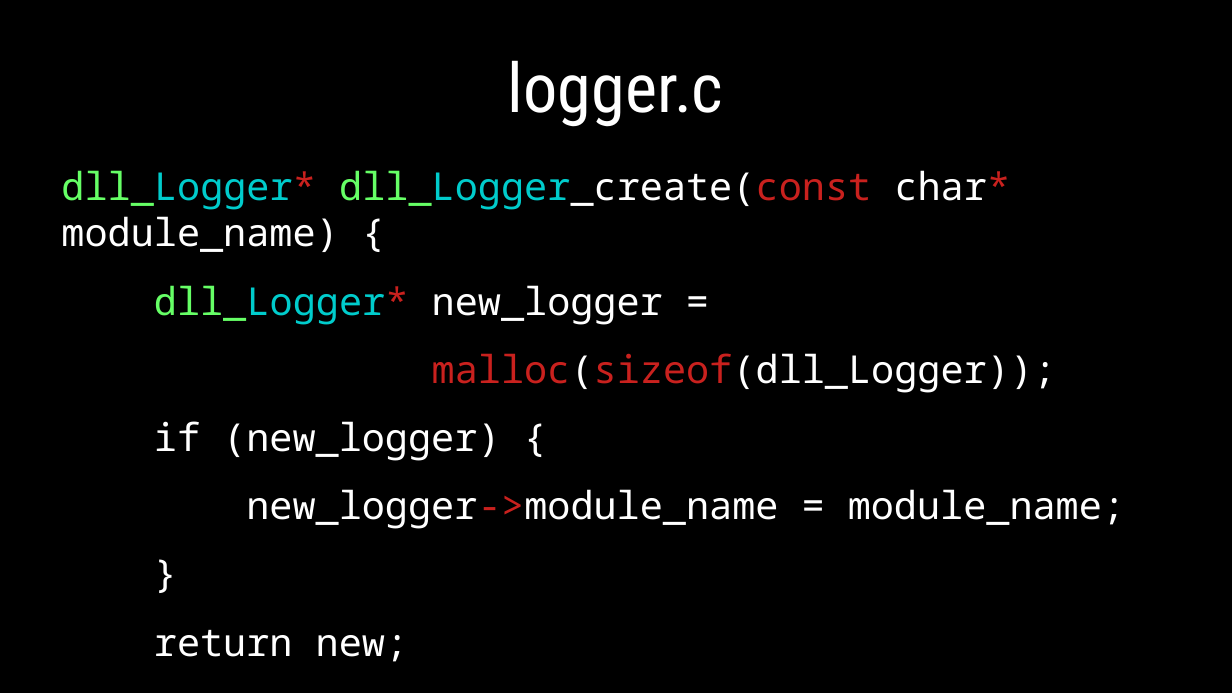
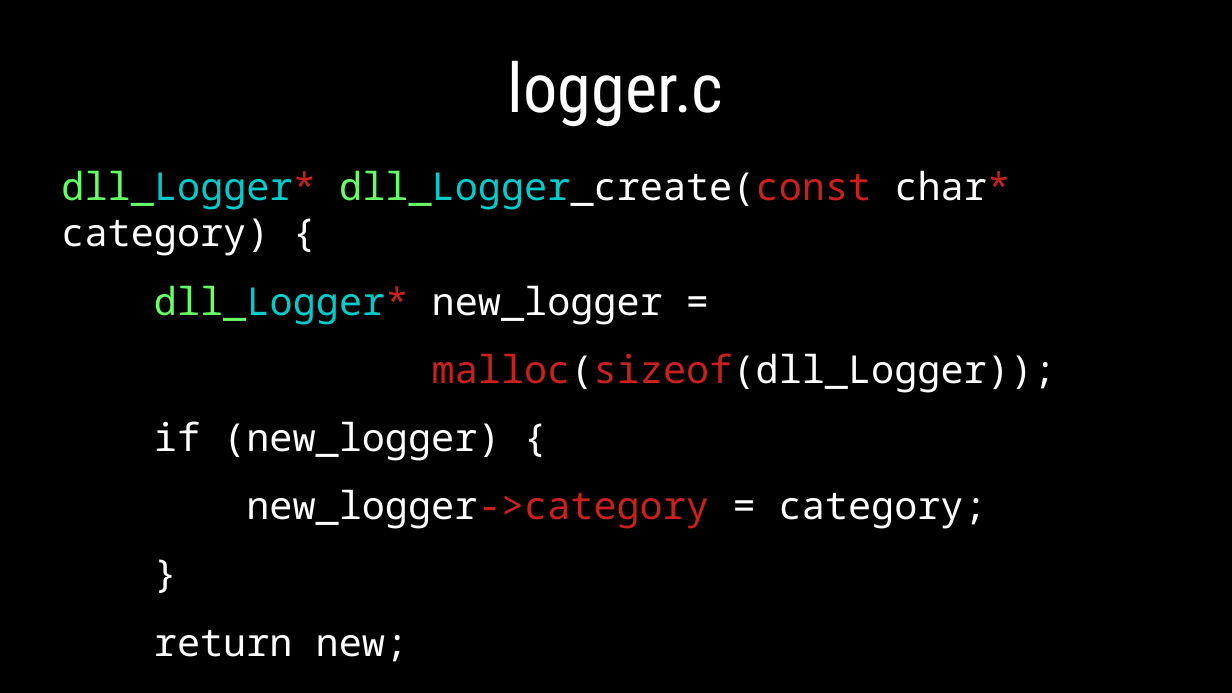
Before and after one commit to dllaurence/youngmanandc, a slide deck: slide 16 of 2020-youngmanandthec-scale.odp. Drawn at 1232x693 pixels with LibreOffice and Linux fonts; fonts in the diff are those of the drawing. Boxes give left, top, right and bottom in pixels: in the first picture for what was removed or moved away, otherwise in the second. Text is boxed around its words. In the diff, an @@ line names an element or a change of style, - is before the commit and + after.

```diff
--- a/2020-youngmanandthec-scale.odp
+++ b/2020-youngmanandthec-scale.odp
@@ text at box(61, 170, 1011, 256): text changed @@
-dll_Logger* dll_Logger_create(const char* module_name) {
+dll_Logger* dll_Logger_create(const char* category) {
@@ text at box(246, 489, 987, 529): text changed @@
-new_logger->module_name = module_name;
+new_logger->category = category;
```
Also in this commit, not shown: 4 other slides changed.
